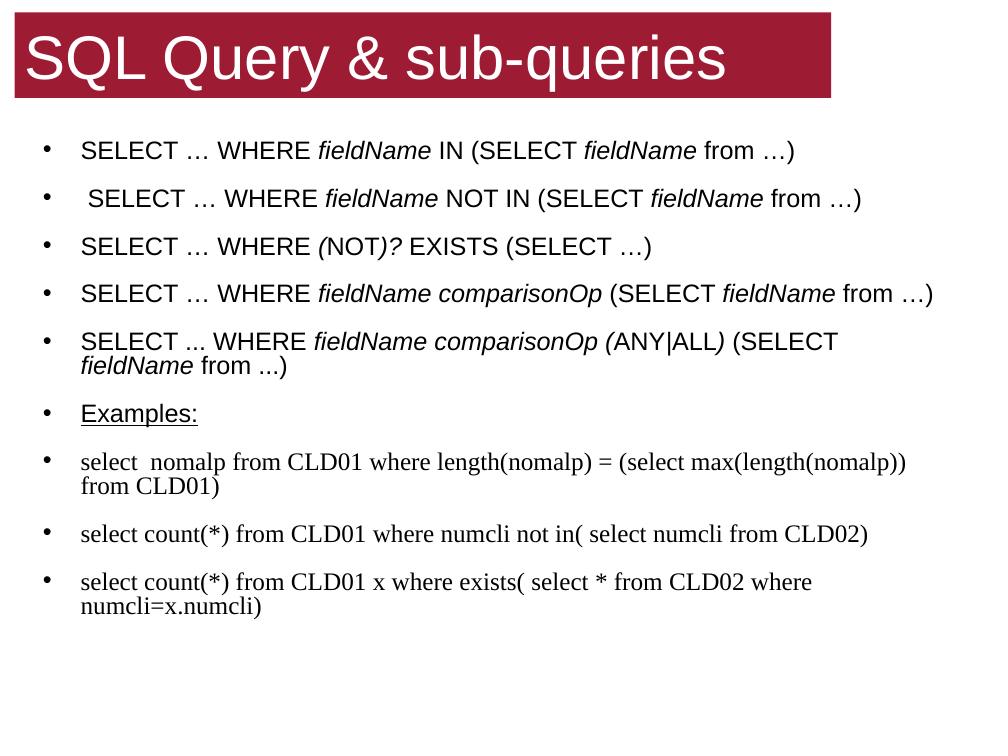
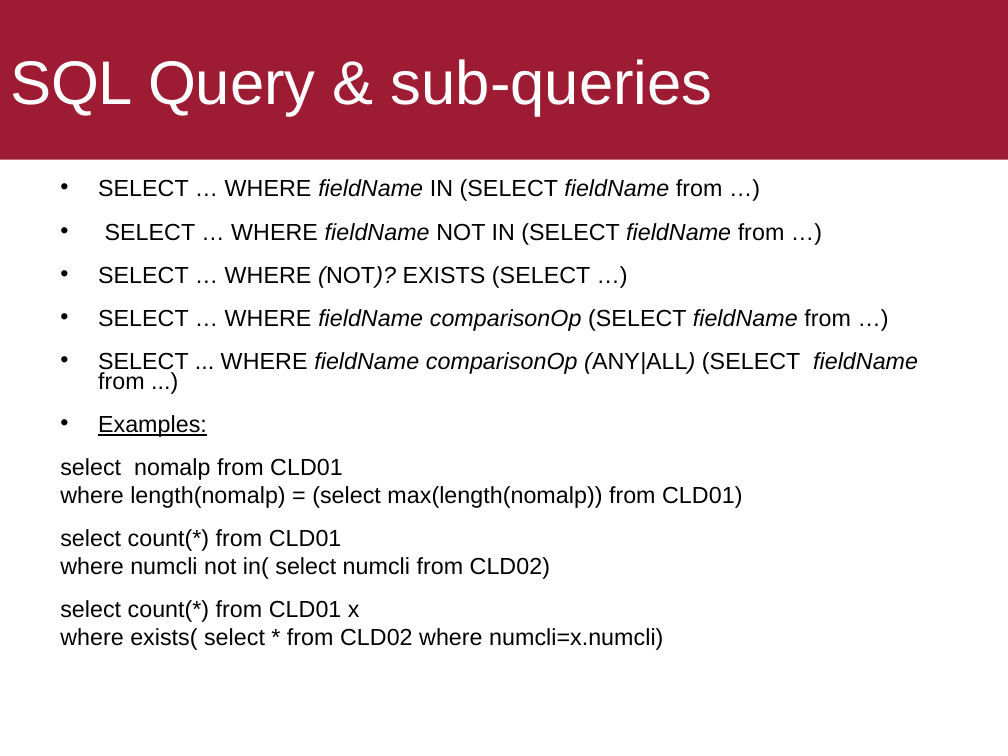
Before and after one commit to ekof-dss/teaching-samples-2021-22, a slide deck: slide 21 of presentations/05-02-sql.ppt (slide 27 before the commit). Drawn at 1008x756 pixels with LibreOffice and Linux fonts; fonts in the diff are those of the drawing. Boxes give left, top, right and bottom in pixels: in the first picture for what was removed or moved away, otherwise in the second. Text is boxed around its words. In the diff, an @@ line names an element or a change of style, - is before the commit and + after.

```diff
--- a/presentations/05-02-sql.ppt
+++ b/presentations/05-02-sql.ppt
@@ title "SQL Query & sub-queries": place and size @@
-title "SQL Query & sub-queries" at (15,12,832,98)
+title "SQL Query & sub-queries" at (0,0,1008,159)
@@ text "SELECT … WHERE fieldName IN ...": place and size @@
-text "SELECT … WHERE fieldName IN ..." at (81,140,906,619)
+text "SELECT … WHERE fieldName IN ..." at (60,179,918,650)
@@ text at (98,179,918,437): size 18 to 16.6 pt in "SELECT … WHERE fieldName IN (SELECT fieldName ...", "SELECT … WHERE fieldName NOT IN (SELECT ...", "SELECT … WHERE (NOT)? EXISTS (SELECT …)", "SELECT … WHERE fieldName comparisonOp (SELECT fieldName ..." and 2 more places; line spacing 0.8 to 0.7 @@
@@ text at (60,458,742,650): text changed; size 18 to 16.6 pt; font Times New Roman to Arial @@
-• select nomalp from CLD01 where length(nomalp) = (select max(length(nomalp)) from CLD01)
-• select count(*) from CLD01 where numcli not in( select numcli from CLD02)
-• select count(*) from CLD01 x where exists( select * from CLD02 where numcli=x.numcli)
+select nomalp from CLD01
+where length(nomalp) = (select max(length(nomalp)) from CLD01)
+select count(*) from CLD01
+where numcli not in( select numcli from CLD02)
+select count(*) from CLD01 x
+where exists( select * from CLD02 where numcli=x.numcli)
```
Also in this commit, not shown: 50 other slides changed, 1 slide added, 31 slides removed, 4 other files.
